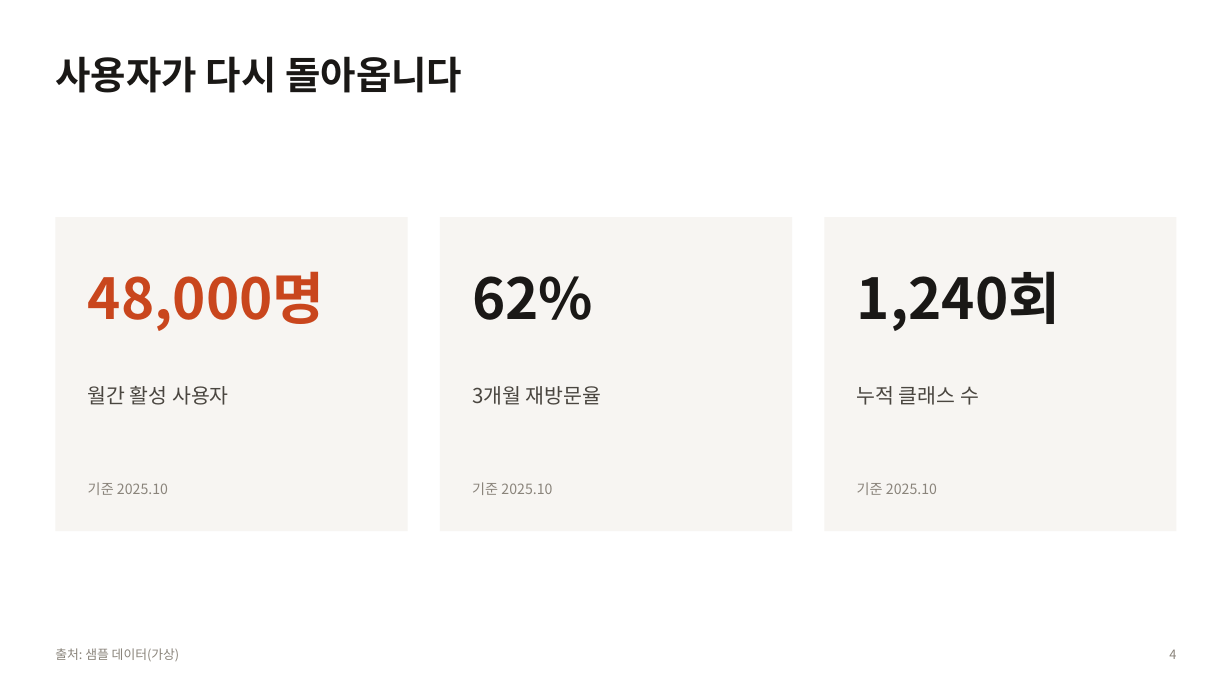
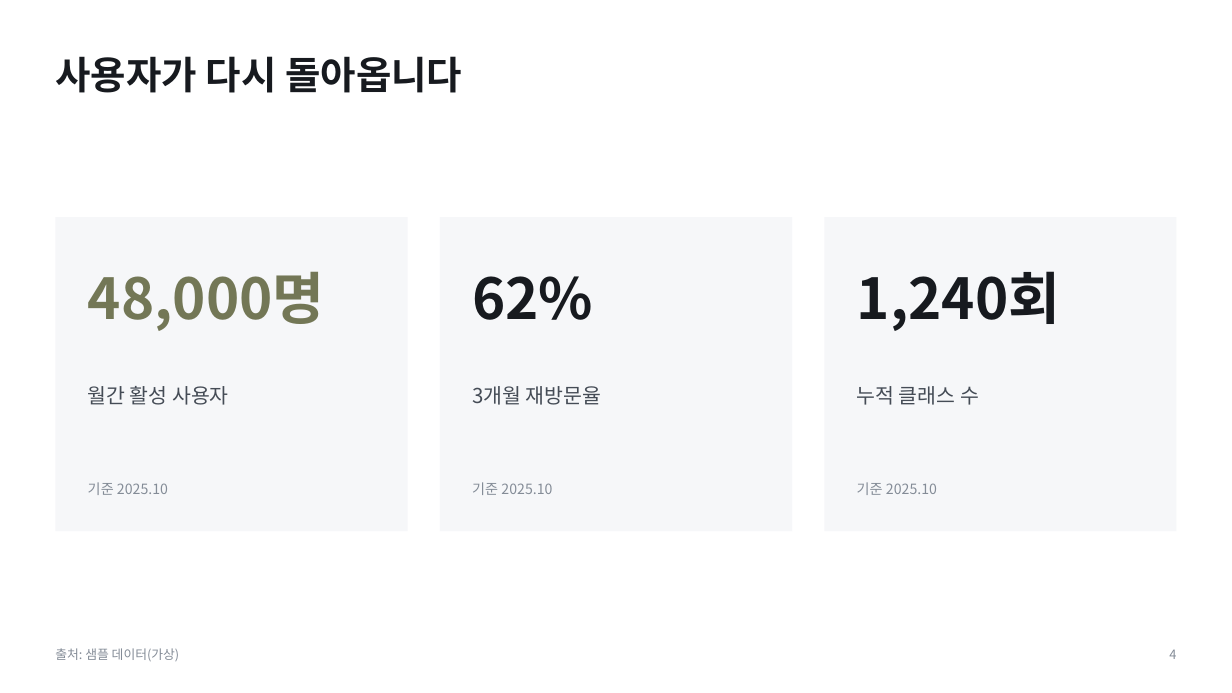
Before and after one commit to pck9880-sys/claude-design, a slide deck: slide 4 of output/ir-sample/deck.pptx. Drawn at 1232x693 pixels with LibreOffice and Linux fonts; fonts in the diff are those of the drawing. Boxes give left, top, right and bottom in pixels: in the first picture for what was removed or moved away, otherwise in the second. Text is boxed around its words. In the diff, an @@ line names an element or a change of style, - is before the commit and + after.

```diff
--- a/output/ir-sample/deck.pptx
+++ b/output/ir-sample/deck.pptx
@@ fill #F7F5F2 to #F6F7F9 in 3 elements at [55,217,408,531], [440,217,792,531], [824,217,1177,531] @@
@@ text "48,000명" at [88,271,325,331]: text colour #C9461D to #737756 @@
@@ text colour #4A4640 to #454C56 in 3 elements at [88,386,229,405], [472,386,601,405], [857,386,979,405] @@
@@ text colour #8A847B to #848C97 in 5 elements at [88,482,168,495], [472,482,552,495], [857,482,937,495], [55,648,179,661], [1169,650,1176,659] @@
```
Also in this commit, not shown: 8 other slides changed, 16 other files.
